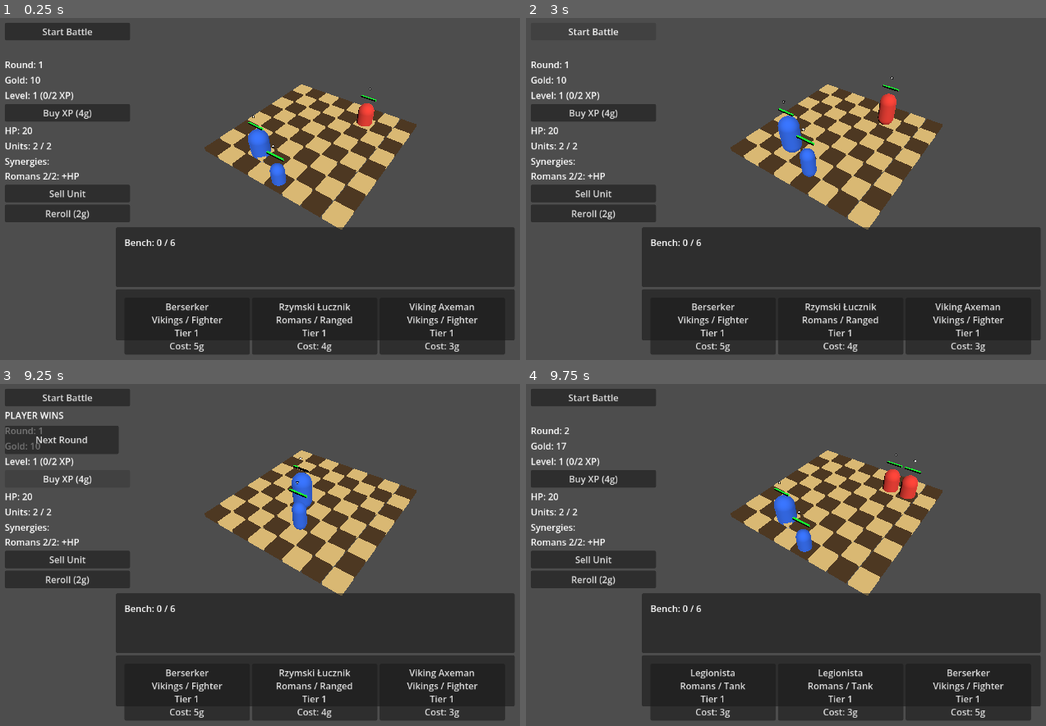
Above: before the commit, frames 1-4 (two rows, left to right).
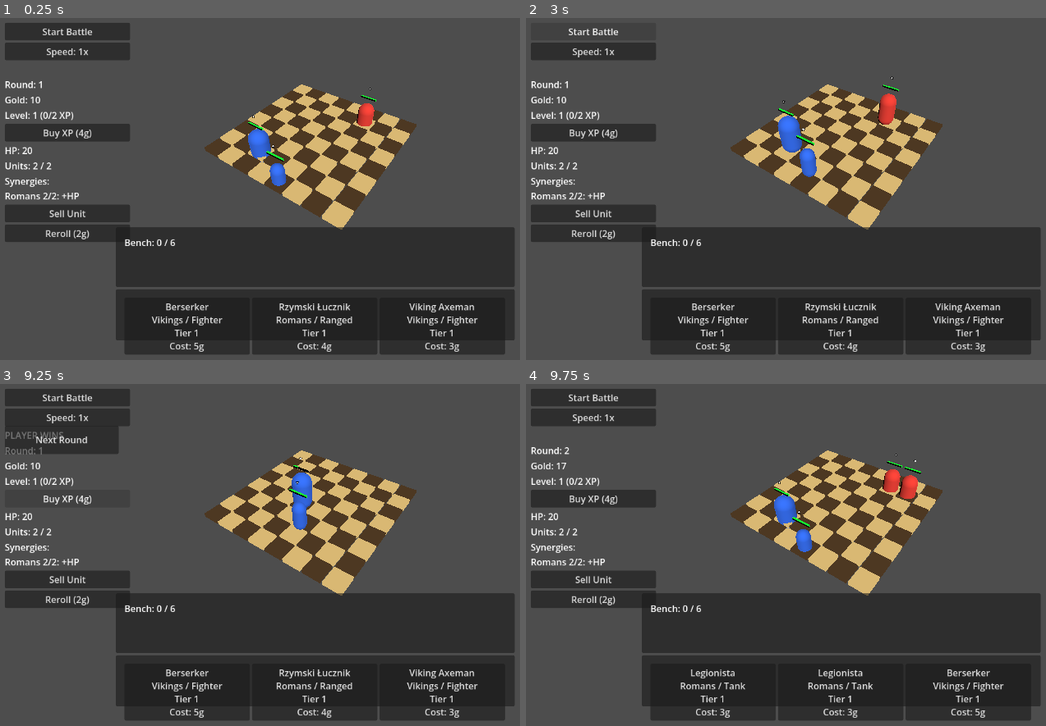
Above: after the commit, the same moments.

Repository: janmgryka-bit/warmarket
Game: Godot game, scene res://scenes/Main.tscn
Two runs of this game, one before a commit and one after it. Both use one fixed random seed, a clock stepped at 60 frames per second and the inputs below.
Inputs (mouse positions are in pixels of both pictures, inside the frame that each line leads up to):
- Up to frame 1 (0.25 s): no input
- Up to frame 2 (3 s): click (593, 52) at 0.5 s, where only the run after the commit has a clickable "Speed: 1x"; click (593, 52) at 1.25 s, where only the run after the commit has a clickable "Speed: 2x"; click (593, 52) at 2 s, where only the run after the commit has a clickable "Speed: 4x"; click "Start Battle" at 2.75 s
- Up to frame 3 (9.25 s): click "Start Battle" at 3.5 s; click "Buy XP (4g)" at 4.25 s; click "Sell Unit" at 5 s; click "Reroll (2g)" at 5.75 s; click "Berserker Vikings / Fighter T…" at 6.5 s; click "Rzymski Łucznik Romans / Rang…" at 7.25 s; click "Viking Axeman Vikings / Fight…" at 8 s; click "Buy XP (4g)" at 8.75 s
- Up to frame 4 (9.75 s): click "Next Round" at 9.5 s

The runs differ from the first frame. In frame 1, 6.9% of the frame differs, in the area x 0-25%, y 7-66%; in frame 2, 6.9%; in frame 3, 4.9%; in frame 4, 6.9%.
Error before the commit: Invalid assignment of property or key 'text' with value of type 'String' on a base object of type 'null instance'. (res://scripts/game.gd:179)

Commit message:
Reset battle speed on next round

Diff:
--- a/godot_project/war-market/scenes/Main.tscn
+++ b/godot_project/war-market/scenes/Main.tscn
@@ -38,6 +38,10 @@
 [node name="StartBattleButton" type="Button" parent="UI/HudContainer" unique_id=1115291842]
 layout_mode = 2
 text = "Start Battle"
+
+[node name="BattleSpeedButton" type="Button" parent="UI/HudContainer"]
+layout_mode = 2
+text = "Speed: 1x"
 
 [node name="RoundResultLabel" type="Label" parent="UI/HudContainer" unique_id=1876565823]
 layout_mode = 2
@@ -141,6 +145,7 @@
 separation = 10
 
 [connection signal="pressed" from="UI/HudContainer/StartBattleButton" to="." method="_on_start_battle_button_pressed"]
+[connection signal="pressed" from="UI/HudContainer/BattleSpeedButton" to="." method="_on_battle_speed_button_pressed"]
 [connection signal="pressed" from="UI/RestartRoundButton" to="." method="_on_restart_round_button_pressed"]
 [connection signal="pressed" from="UI/HudContainer/RerollButton" to="." method="_on_reroll_button_pressed"]
 [connection signal="pressed" from="UI/HudContainer/BuyXPButton" to="." method="_on_buy_xp_button_pressed"]
